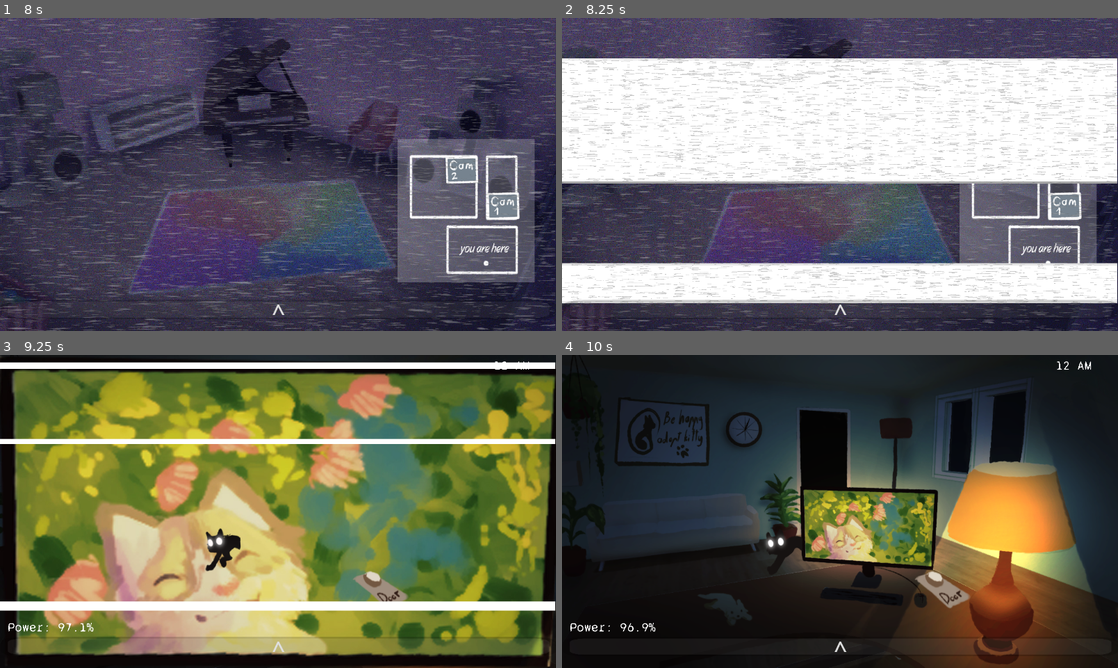
Above: before the commit, frames 1-4 (two rows, left to right).
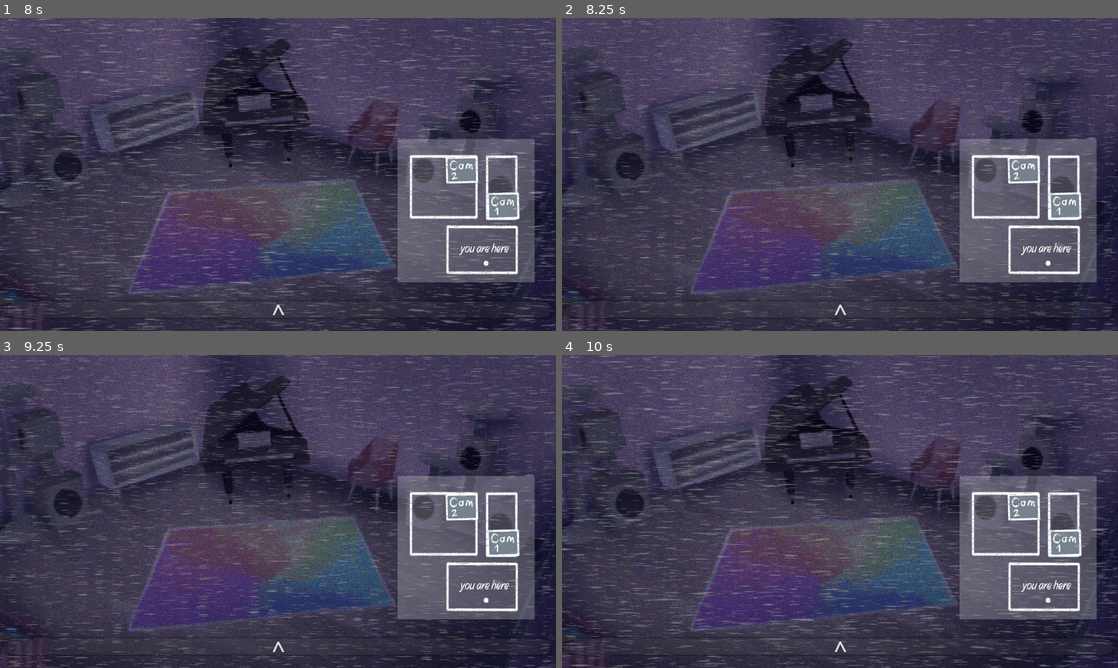
Above: after the commit, the same moments.

Repository: GrayAndWise/MeowsacreGame
Game: Godot game, scene res://office.tscn
Two runs of this game, one before a commit and one after it. Both use one fixed random seed, a clock stepped at 60 frames per second and the inputs below. This scene is started directly instead of the project's main scene.
Inputs (mouse positions are in pixels of both pictures, inside the frame that each line leads up to):
- Up to frame 1 (8 s): tap Enter at 0.5 s; move the mouse to (278, 312) at 0.52 s; press the mouse at (278, 312) at 0.53 s; move the mouse to (166, 190) at 1.27 s; release the mouse at (166, 190) at 1.28 s; click (166, 190) at 1.35 s; move the mouse to (333, 105) at 2.02 s; press the mouse at (333, 105) at 2.03 s; move the mouse to (250, 237) at 2.77 s; release the mouse at (250, 237) at 2.78 s; click (250, 237) at 2.85 s; move the mouse to (444, 221) at 3.52 s; press the mouse at (444, 221) at 3.53 s; move the mouse to (111, 127) at 4.27 s; release the mouse at (111, 127) at 4.28 s; click (111, 127) at 4.35 s; move the mouse to (305, 174) at 5.02 s; press the mouse at (305, 174) at 5.03 s; move the mouse to (194, 96) at 5.77 s; release the mouse at (194, 96) at 5.78 s; click (194, 96) at 5.85 s; move the mouse to (400, 158) at 6.52 s; press the mouse at (400, 158) at 6.53 s; move the mouse to (166, 190) at 7.27 s; release the mouse at (166, 190) at 7.28 s; click (166, 190) at 7.35 s
- Up to frame 2 (8.25 s): move the mouse to (895, 105) at 8.02 s; press the mouse at (895, 105) at 8.03 s
- Up to frame 3 (9.25 s): move the mouse to (250, 574) at 8.77 s; release the mouse at (250, 574) at 8.78 s; click (250, 574) at 8.85 s
- Up to frame 4 (10 s): move the mouse to (1006, 558) at 9.52 s; press the mouse at (1006, 558) at 9.53 s

Frame 1 is identical in both runs. In frame 2, 52% of the frame differs, in the area x 0-100%, y 12-92%; in frame 3, 99%, in the area x 0-100%, y 0-100%; in frame 4, 91%.

Commit message:
Character_ai_update
added better character ai, george the character works as intended

Diff:
--- a/scripts/georgeLogic.gd
+++ b/scripts/georgeLogic.gd
@@ -6,7 +6,7 @@
 var currentRoom : Room = Room.CAM2
 var aiLevel : int = 12
 var pathIndex : int = 0
-var path = [Room.CAM1, Room.CAM2, Room.OFFICE_DOOR]
+var path = [1, 2, 3, 4, 5, 6]
 
 var roomFrames = {
 	Room.CAM1: [4, 5],
@@ -31,15 +31,21 @@
 
 func tryMove() -> void:
 	if randi() % 20 < aiLevel:
-		var move = randi() % 3 - 1  # -1, 0, or +1
-		pathIndex = clamp(pathIndex + move, 0, path.size() - 1)
-		currentRoom = path[pathIndex]
-		var frames = roomFrames[currentRoom]
-		$".".frame = frames[randi() % frames.size()]
+		pathIndex = pathIndex + 1
+		if pathIndex >=path.size():
+			pathIndex = path.size() - 1
+		$".".frame = path[pathIndex]
+		if $".".frame in [1, 2, 3]:
+			currentRoom = Room.CAM2
+		elif $".".frame in [4, 5]:
+			currentRoom = Room.CAM1
+		elif $".".frame == 6:
+			currentRoom = Room.OFFICE_DOOR
 		if label.cameras_open:
-			$"../camera/AnimatedSprite2D".play() # glitch
-			$"../camera/AudioStreamPlayer2D".play() #glitch sound
-		print("Current room:", currentRoom, " Frame:", $".".frame)
+			$"../camera/AnimatedSprite2D".play()
+			$"../camera/AudioStreamPlayer2D".play()
+		print("Kačiukas pajudėjo į priekį! Kambarys:", currentRoom, " Kadras:",
+		 $".".frame)
 		if currentRoom == Room.OFFICE_DOOR:
 			checkJumpscare()
 		updateVisibility(get_node("../camera").currentCam)
@@ -56,17 +62,36 @@
 var jumpscaring: bool = false
 
 func checkJumpscare() -> void:
-	if currentRoom != Room.OFFICE_DOOR or doorOpen or jumpscaring:
+	if jumpscaring:
 		return
 
 	await get_tree().create_timer(randf_range(0.7, 1.5)).timeout
 
 	if doorOpen:
+		print("Užblokuota! Durys uždarytos. Kačiukas bėga atgal į pradžią.")
+
+		var startFrames = [1, 2, 3]
+		var randomFrame = startFrames[randi() % startFrames.size()]
+		$".".frame = randomFrame
+		pathIndex = randomFrame - 1
+		currentRoom = Room.CAM2
+
+		updateVisibility(get_node("../camera").currentCam)
+		return
+
+	await get_tree().create_timer(randf_range(0.7, 1.5)).timeout
+	if doorOpen:
+		print("Spėjai uždaryti! Kačiukas bėga atgal.")
+		var startFrames = [1, 2, 3]
+		var randomFrame = startFrames[randi() % startFrames.size()]
+		$".".frame = randomFrame
+		pathIndex = randomFrame - 1
+		currentRoom = Room.CAM2
+		updateVisibility(get_node("../camera").currentCam)
 		return
 
 	jumpscaring = true
-	get_tree().paused = true  # lock everything
-
+	get_tree().paused = true
 	get_node("../CanvasLayer/Label").force_close_cameras()
 	$".".visible = true
 	$".".frame = 0
